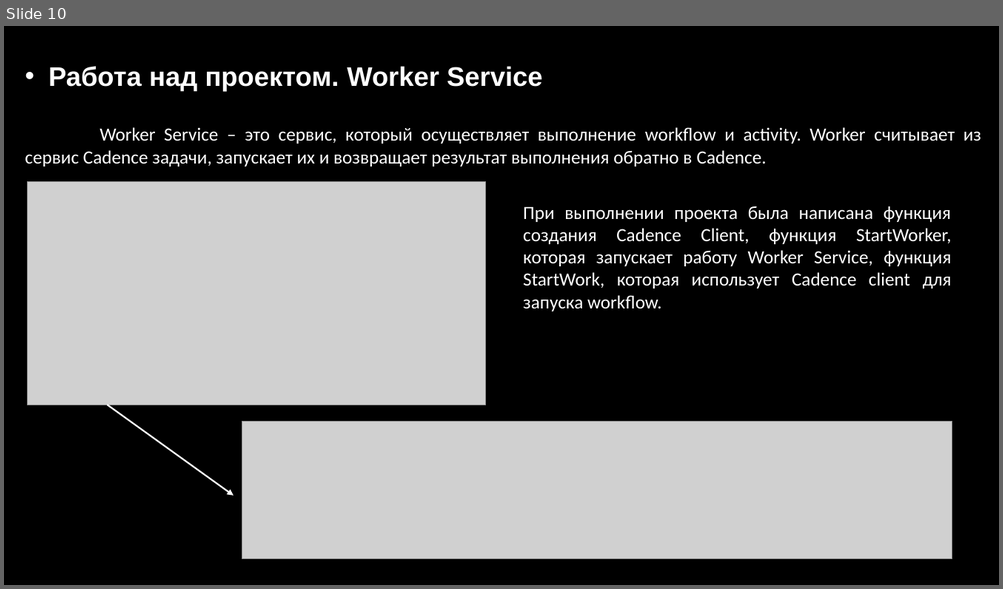
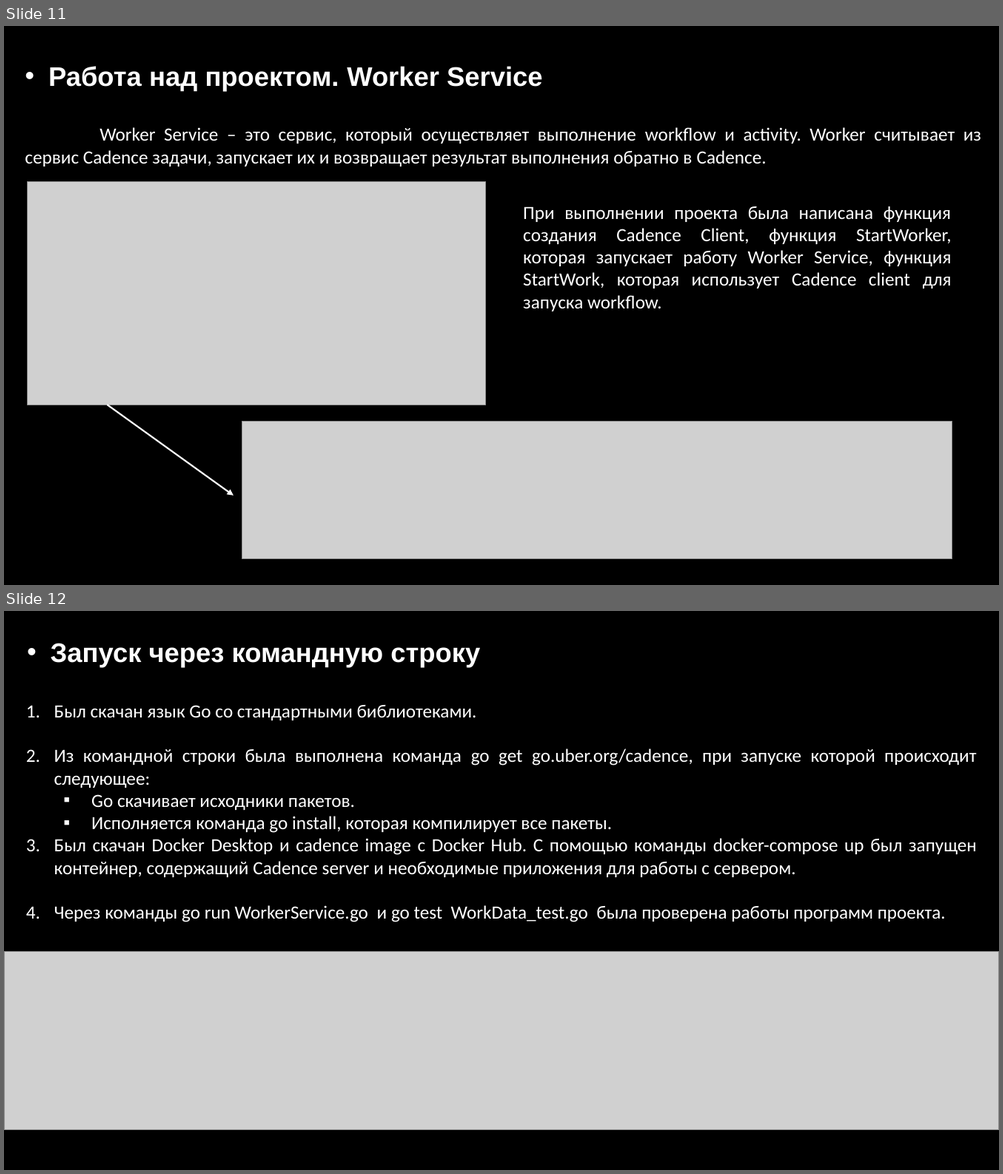
Before and after one commit to Tanya1515/CadenceWork, a slide deck: презентация [Autosaved].pptx. Shown one above the other, each under a label of ours: slide 10 before the commit, slides 11 and 12 after it. The pictures are 1003x589 and 1003x1174 pixels, drawn with LibreOffice and Linux fonts; fonts in the diff are those of the drawing; grey boxes stand for pictures; background and template pictures are left out. Boxes give left, top, right and bottom in pixels: in the first picture for what was removed or moved away, otherwise in the second. Text is boxed around its words. In the diff, an @@ line names an element or a change of style, - is before the commit and + after.

```diff
--- a/презентация [Autosaved].pptx
+++ b/презентация [Autosaved].pptx
@@ slide 12 added at box(4, 611, 999, 1170), background picture (left out) @@
@@ text added at box(51, 643, 480, 667), 26 pt, text #FFFFFF, bold @@
+• Запуск через командную строку
@@ text added at box(54, 705, 976, 923), 18 pt, text #FFFFFF @@
+1. Был скачан язык Go со стандартными библиотеками.
+2. Из командной строки была выполнена команда go get go.uber.org/cadence, при запуске которой происходит следующее:
+  ▪ Go скачивает исходники пакетов.
+  ▪ Исполняется команда go install, которая компилирует все пакеты.
+3. Был скачан Docker Desktop и cadence image с Docker Hub. С помощью команды docker-compose up был запущен контейнер, содержащий Cadence server и необходимые приложения для работы с сервером.
+4. Через команды go run WorkerService.go и go test WorkData_test.go была проверена работы программ проекта.
@@ picture added at box(4, 952, 999, 1131) @@
@@ what was slide 10 is now slide 11 @@
```
Also in this commit, not shown: 2 other slides added.
